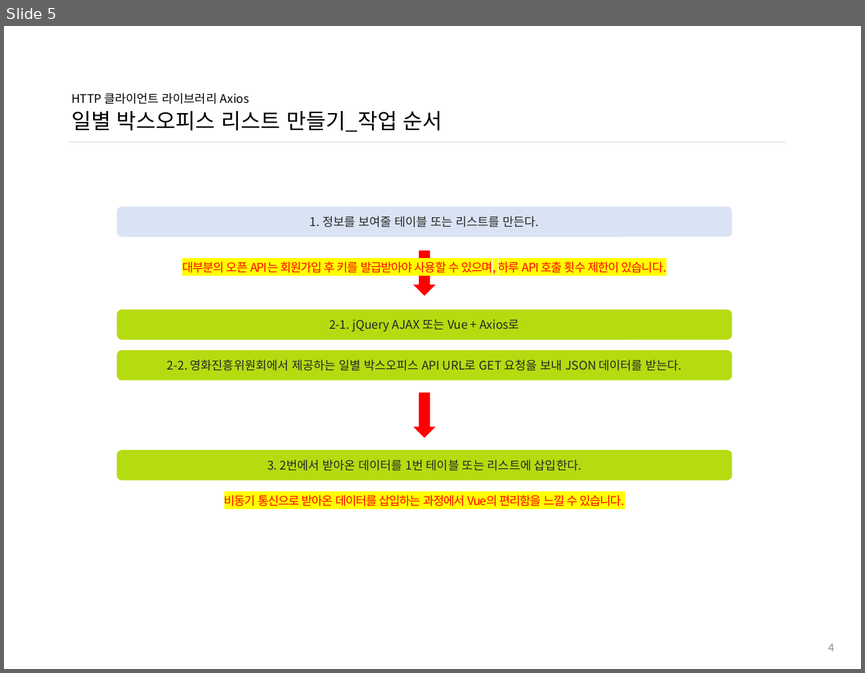
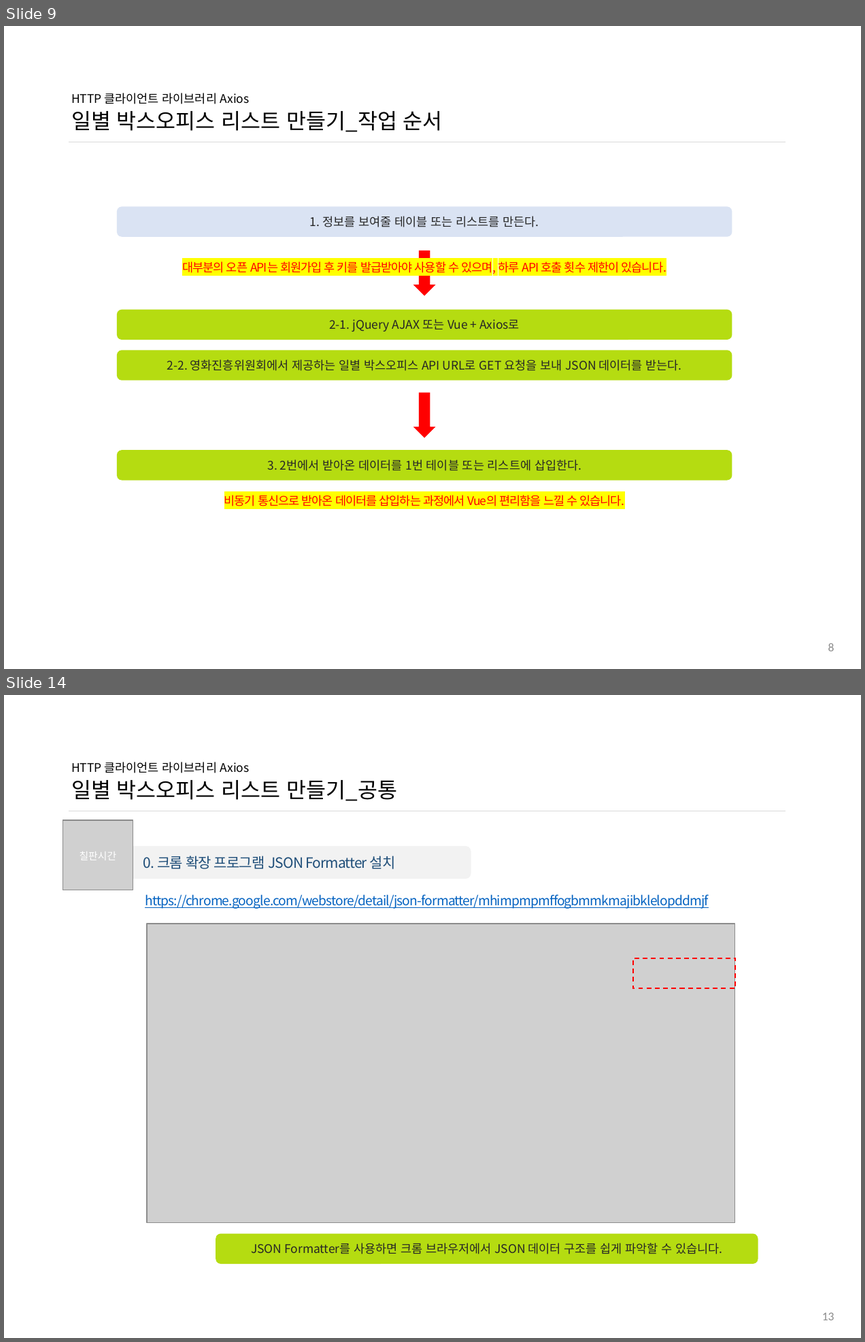
Before and after one commit to ddowon/vueStudy, a slide deck: 01.참고자료/191104_HTTP 클라이언트 라이브러리 Axios.pptx. Shown one above the other, each under a label of ours: slide 5 before the commit, slides 9 and 14 after it; the slides between them are not shown. The pictures are 865x673 and 865x1342 pixels, drawn with LibreOffice and Linux fonts; fonts in the diff are those of the drawing; grey boxes stand for pictures; background and template pictures are left out. Boxes give left, top, right and bottom in pixels: in the first picture for what was removed or moved away, otherwise in the second. Text is boxed around its words. In the diff, an @@ line names an element or a change of style, - is before the commit and + after.

Commit message:
11월 4일 11차 Axios 스터디 자료 업데이트

```diff
--- a/01.참고자료/191104_HTTP 클라이언트 라이브러리 Axios.pptx
+++ b/01.참고자료/191104_HTTP 클라이언트 라이브러리 Axios.pptx
@@ slide 14 added at [4, 695, 861, 1338], background #FFFFFF @@
@@ title added at [71, 762, 397, 801], 10 pt, text #000000 @@
+HTTP 클라이언트 라이브러리 Axios
+일별 박스오피스 리스트 만들기_공통
@@ line added from (68, 811) to (785, 811), #D9D9D9 0.5 pt @@
@@ picture added at [63, 820, 133, 890] @@
@@ text added at [79, 851, 117, 860], 8.5 pt, text #FFFFFF @@
+칠판시간
@@ rounded rectangle added at [107, 846, 471, 879], fill #F2F2F2, 12 pt, text #1F4E79 @@
+0. 크롬 확장 프로그램 JSON Formatter 설치
@@ text added at [145, 894, 708, 909], 11 pt, text #0563C1, underline @@
+https://chrome.google.com/webstore/detail/json-formatter/mhimpmpmffogbmmkmajibklelopddmjf
@@ picture added at [147, 923, 735, 1223] @@
@@ rectangle added at [633, 958, 735, 988], outline #FF0000 1 pt dashed @@
@@ rounded rectangle added at [215, 1233, 758, 1263], fill #B5DC11, 10 pt, text #262626 @@
+JSON Formatter를 사용하면 크롬 브라우저에서 JSON 데이터 구조를 쉽게 파악할 수 있습니다.
@@ page number added at [822, 1312, 834, 1320], 10 pt, text #8C8C8C @@
+13
@@ what was slide 5 is now slide 9 @@
@@ page number at [828, 643, 834, 651]: text changed @@
-4
+8
```
Also in this commit, not shown: 4 slides changed, 14 other slides added.
